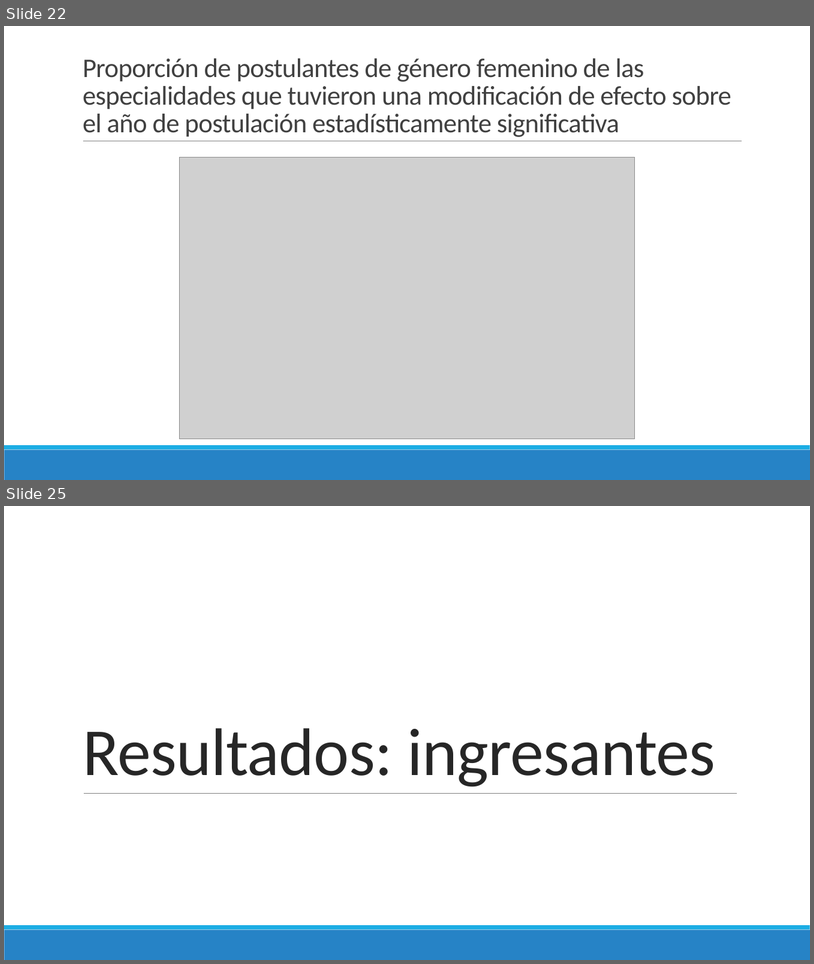
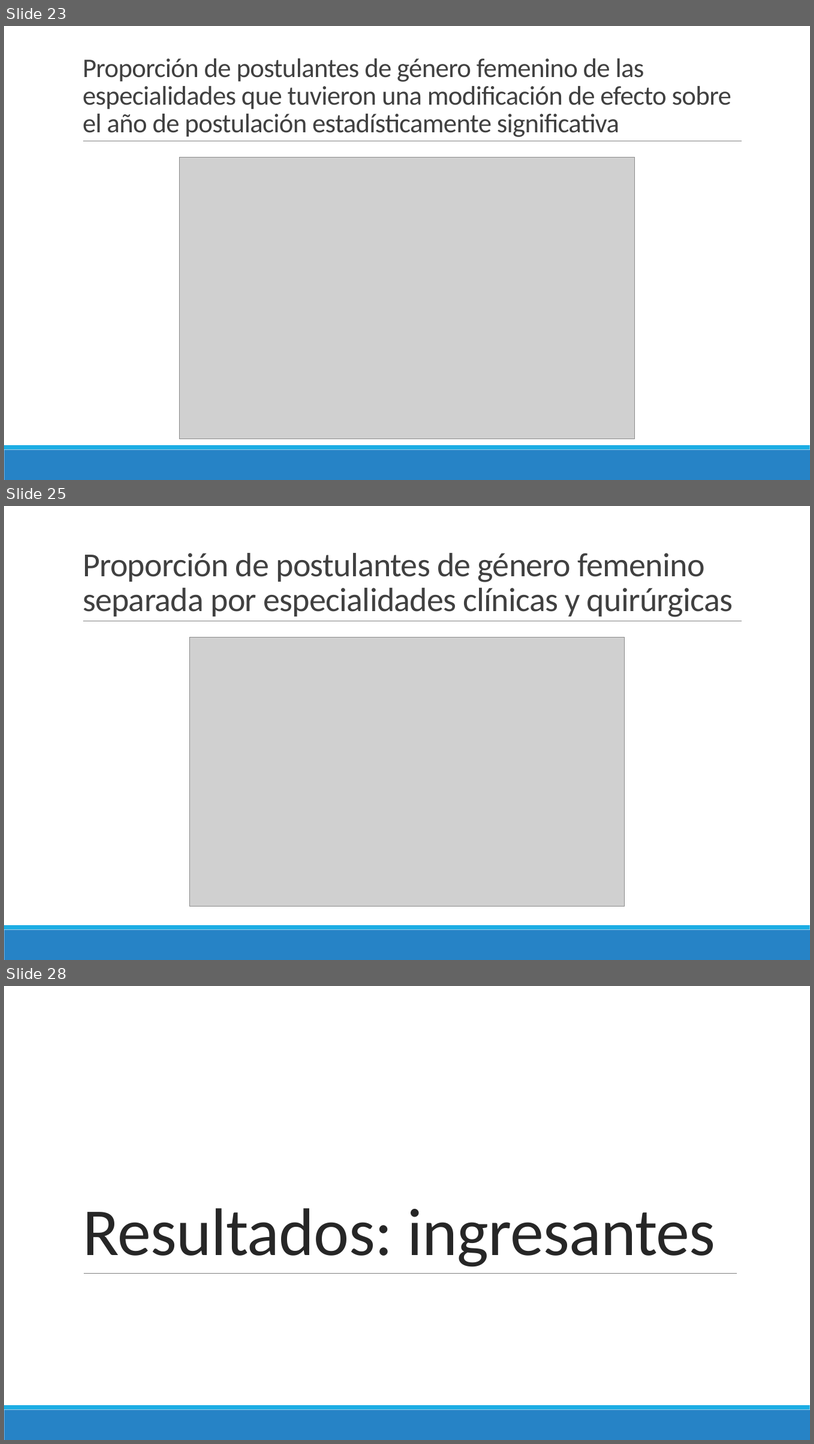
Before and after one commit to danimedi/tesis_genero_especialidades, a slide deck: doc/diapositivas_sustentacion_tesis.pptx. Shown one above the other, each under a label of ours: slides 22 and 25 before the commit, slides 23, 25 and 28 after it; the slides between them are not shown. The pictures are 814x964 and 814x1444 pixels, drawn with LibreOffice and Linux fonts; fonts in the diff are those of the drawing; grey boxes stand for pictures. Boxes give left, top, right and bottom in pixels: in the first picture for what was removed or moved away, otherwise in the second. Text is boxed around its words. In the diff, an @@ line names an element or a change of style, - is before the commit and + after.

```diff
--- a/doc/diapositivas_sustentacion_tesis.pptx
+++ b/doc/diapositivas_sustentacion_tesis.pptx
@@ slide 25 added at (x1=4, y1=506, x2=810, y2=960), background #FFFFFF; not listed: 3 template elements that a slide beside it also shows @@
@@ title added at (x1=83, y1=553, x2=733, y2=617), 40 pt, text #404040 @@
+Proporción de postulantes de género femenino separada por especialidades clínicas y quirúrgicas
@@ picture added at (x1=190, y1=637, x2=625, y2=906) @@
@@ what was slide 22 is now slide 23 @@
@@ what was slide 25 is now slide 28 @@
```
Also in this commit, not shown: 1 slide changed, 12 other slides added, 3 slides removed.
